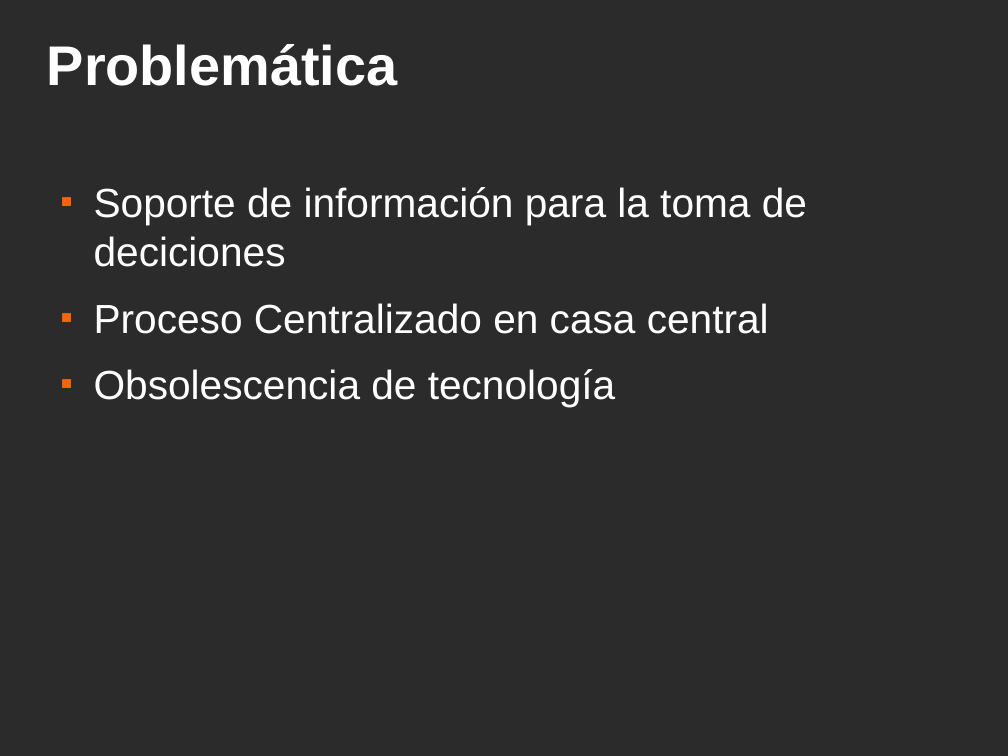
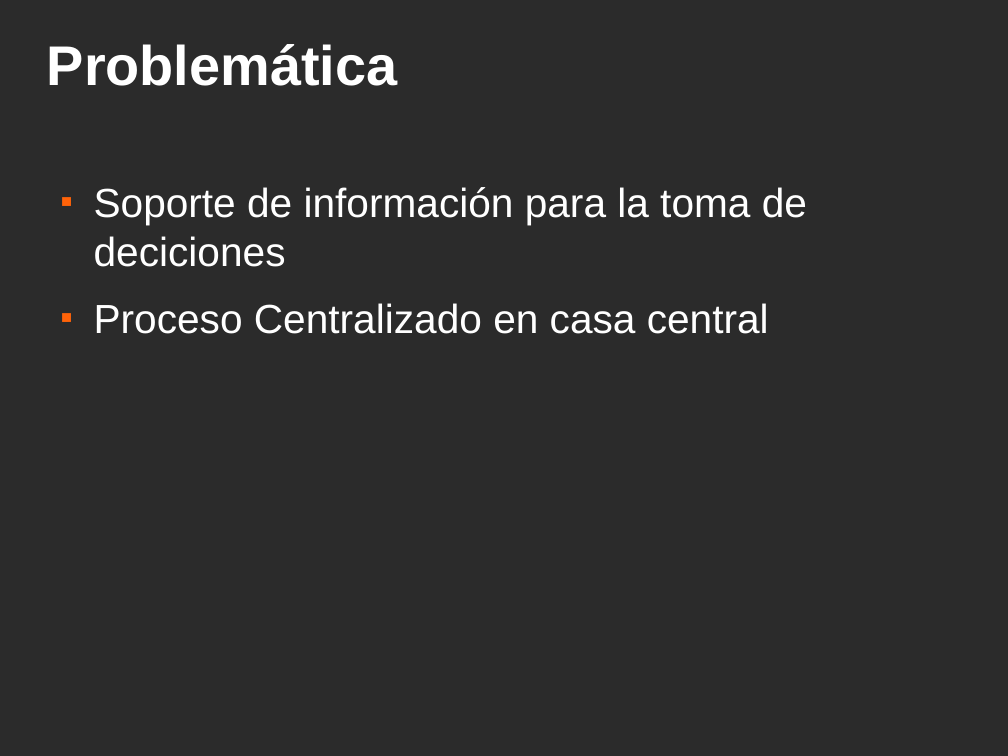
Before and after one commit to ervin45/proyectofinal, a slide deck: slide 4 of doc/material_para_la_catedra/presentacion_final/presentacion_final.odp. Drawn at 1008x756 pixels with LibreOffice and Linux fonts; fonts in the diff are those of the drawing; background and template pictures are left out; a plain dark background stands for a picture behind light text. Boxes give left, top, right and bottom in pixels: in the first picture for what was removed or moved away, otherwise in the second. Text is boxed around its words. In the diff, an @@ line names an element or a change of style, - is before the commit and + after.

```diff
--- a/doc/material_para_la_catedra/presentacion_final/presentacion_final.odp
+++ b/doc/material_para_la_catedra/presentacion_final/presentacion_final.odp
@@ text at bbox=[94, 369, 615, 407]: paragraph removed @@
-■ Obsolescencia de tecnología
```
Also in this commit, not shown: 5 other slides changed, 24 slides added, 13 slides removed.
